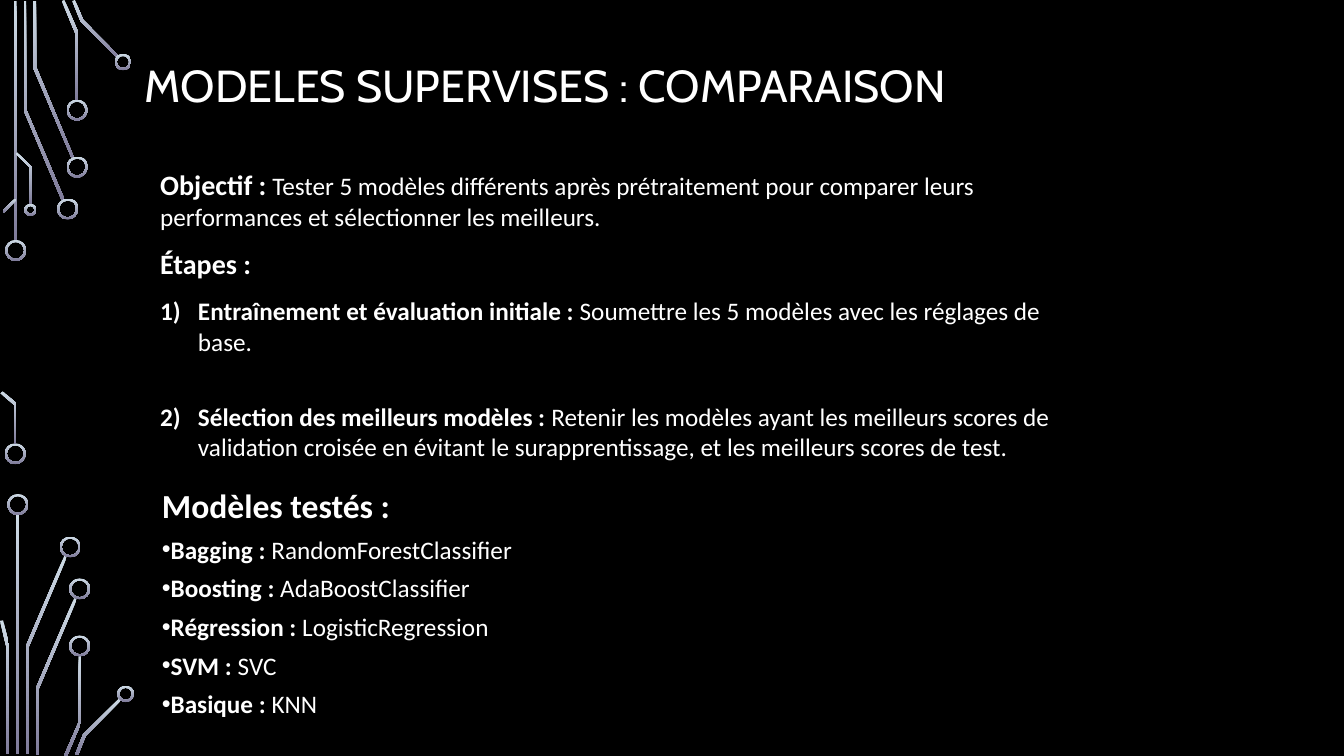
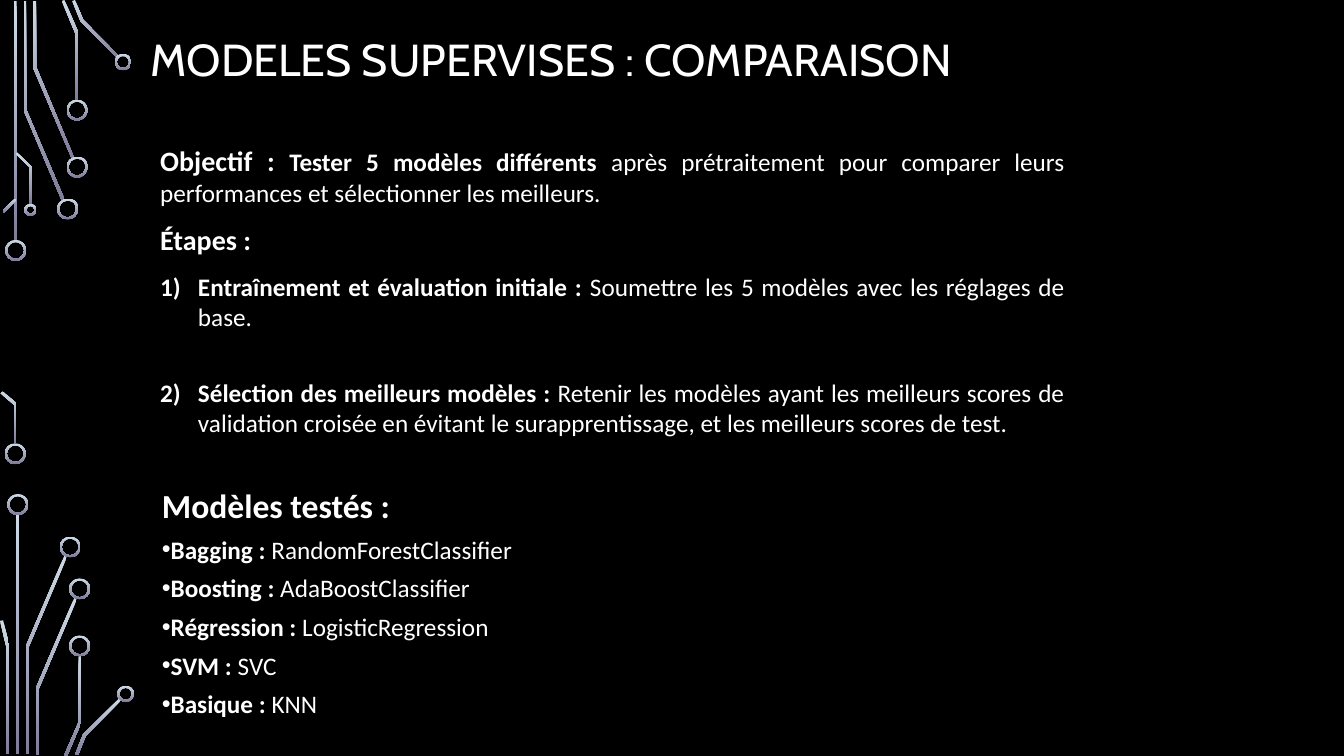
Before and after one commit to francoisvercellotti/application-detection-faux-billets, a slide deck: slide 15 of Vercellotti_François_3_support_presentation_092024.pptx. Drawn at 1344x756 pixels with LibreOffice and Linux fonts; fonts in the diff are those of the drawing; background and template pictures are left out. Boxes give left, top, right and bottom in pixels: in the first picture for what was removed or moved away, otherwise in the second. Text is boxed around its words. In the diff, an @@ line names an element or a change of style, - is before the commit and + after.

```diff
--- a/Vercellotti_François_3_support_presentation_092024.pptx
+++ b/Vercellotti_François_3_support_presentation_092024.pptx
@@ title "MODELES SUPERVISES : COMPARAISON": place and size @@
-title "MODELES SUPERVISES : COMPARAISON" at (145, 70, 946, 103)
+title "MODELES SUPERVISES : COMPARAISON" at (150, 44, 952, 77)
@@ text "Objectif : Tester 5 modèles ...": place and size @@
-text "Objectif : Tester 5 modèles ..." at (160, 175, 1049, 461)
+text "Objectif : Tester 5 modèles ..." at (160, 151, 1064, 437)
@@ text "Objectif : Tester 5 modèles ..." at (160, 151, 1064, 437): bold on in "Tester 5 modèles différents"; alignment left to justified @@
```
Also in this commit, not shown: 11 other slides changed, 12 other files.
